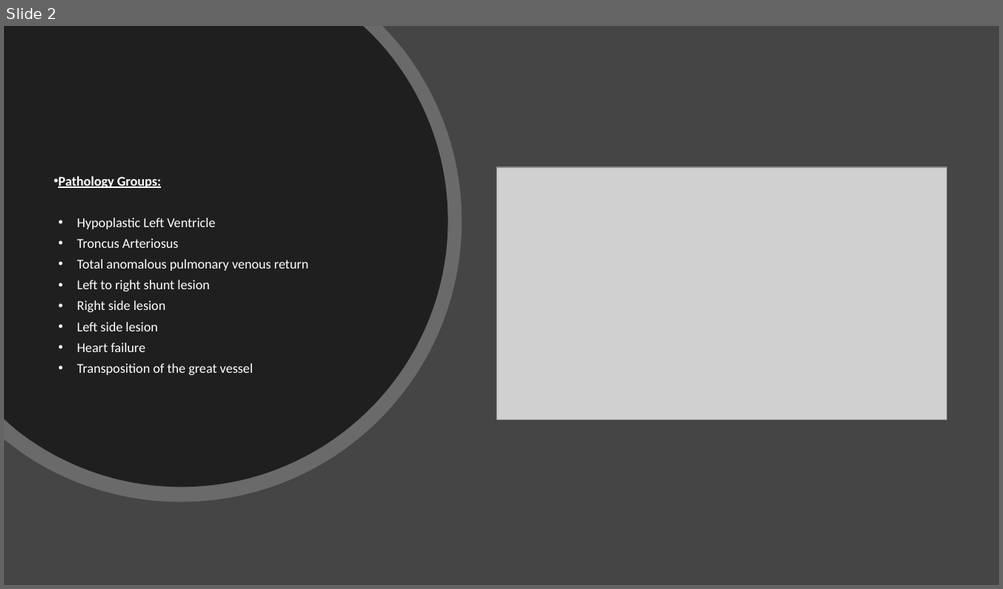
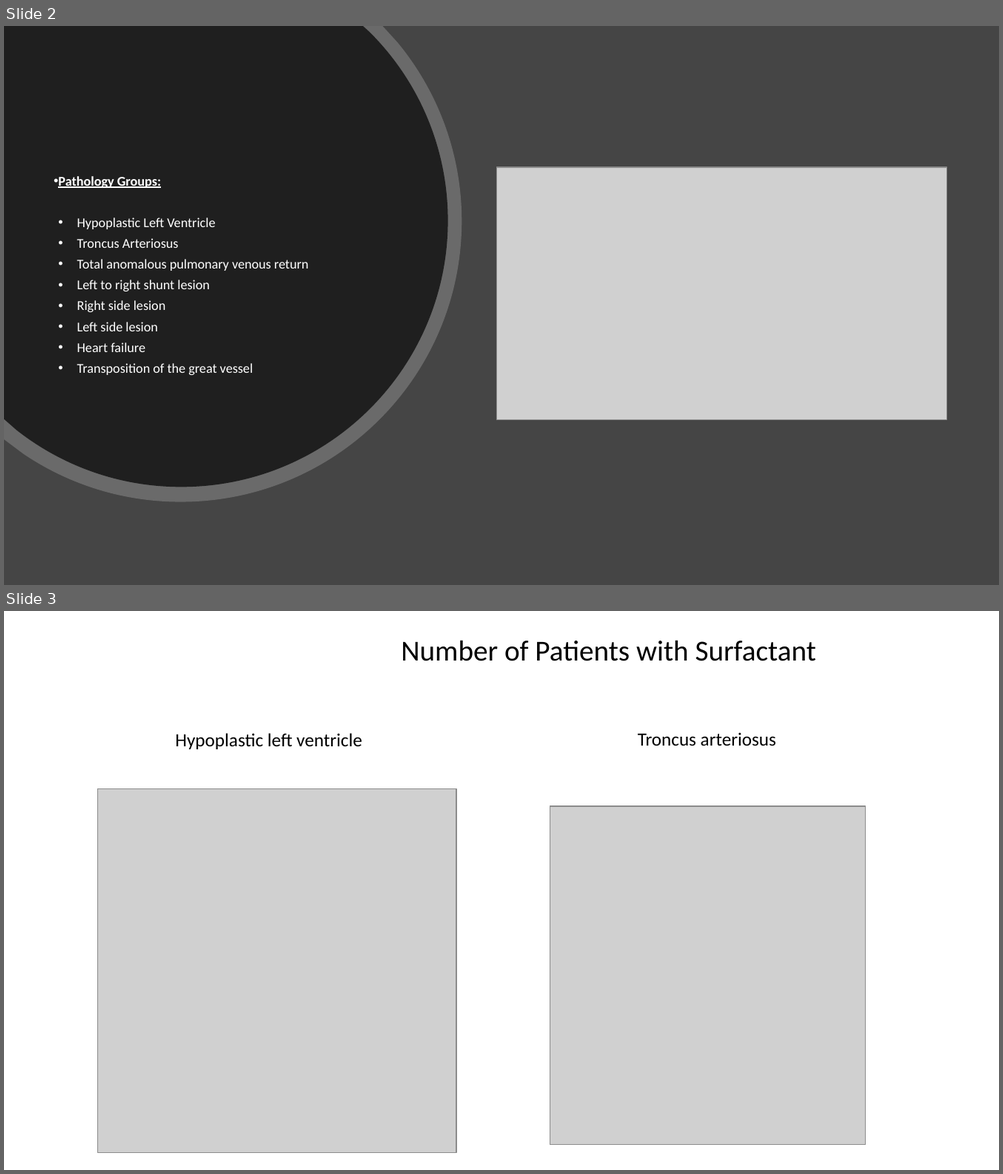
Before and after one commit to MayraPerezRusso/FinalProject, a slide deck: Congenital Heart Desease.pptx. Shown one above the other, each under a label of ours: slide 2 before the commit, slides 2 and 3 after it. The pictures are 1003x589 and 1003x1174 pixels, drawn with LibreOffice and Linux fonts; fonts in the diff are those of the drawing; grey boxes stand for pictures. Boxes give left, top, right and bottom in pixels: in the first picture for what was removed or moved away, otherwise in the second. Text is boxed around its words. In the diff, an @@ line names an element or a change of style, - is before the commit and + after.

```diff
--- a/Congenital Heart Desease.pptx
+++ b/Congenital Heart Desease.pptx
@@ slide 3 added at (4,611,999,1170), background #FFFFFF @@
@@ text added at (401,640,816,661), 28 pt, text #000000 @@
+Number of Patients with Surfactant
@@ text added at (175,733,362,749), 18 pt, text #000000 @@
+Hypoplastic left ventricle
@@ text added at (637,732,776,746), 18 pt, text #000000 @@
+Troncus arteriosus
@@ picture added at (98,789,457,1153) @@
@@ picture added at (550,806,866,1145) @@
```
Also in this commit, not shown: 5 other slides added.
